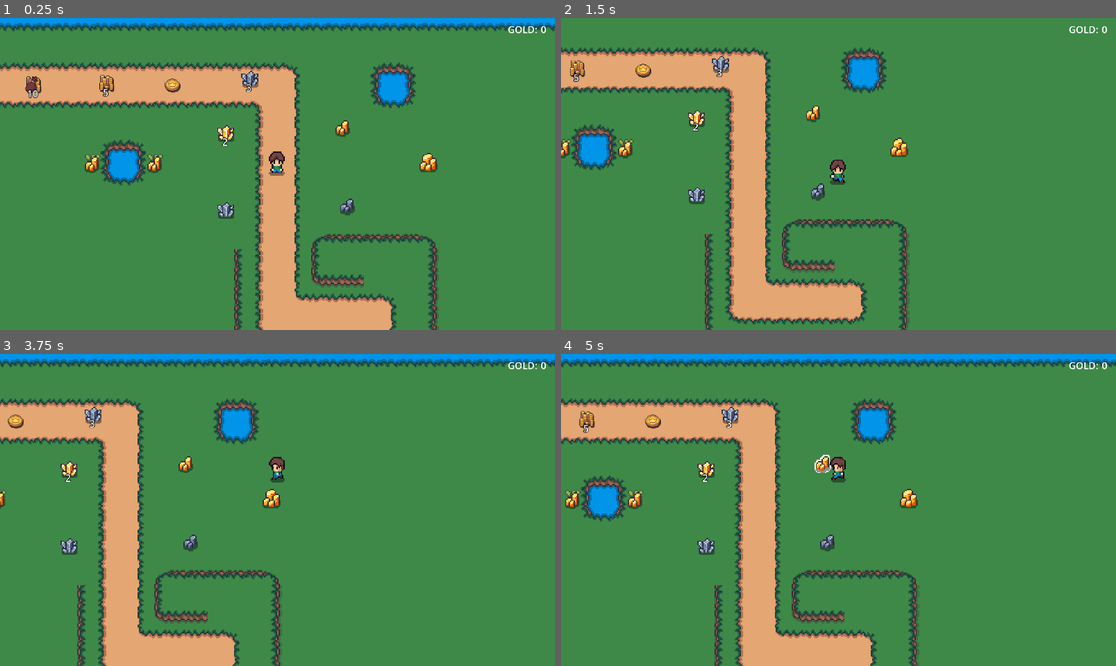
Above: before the commit, frames 1-4 (two rows, left to right).
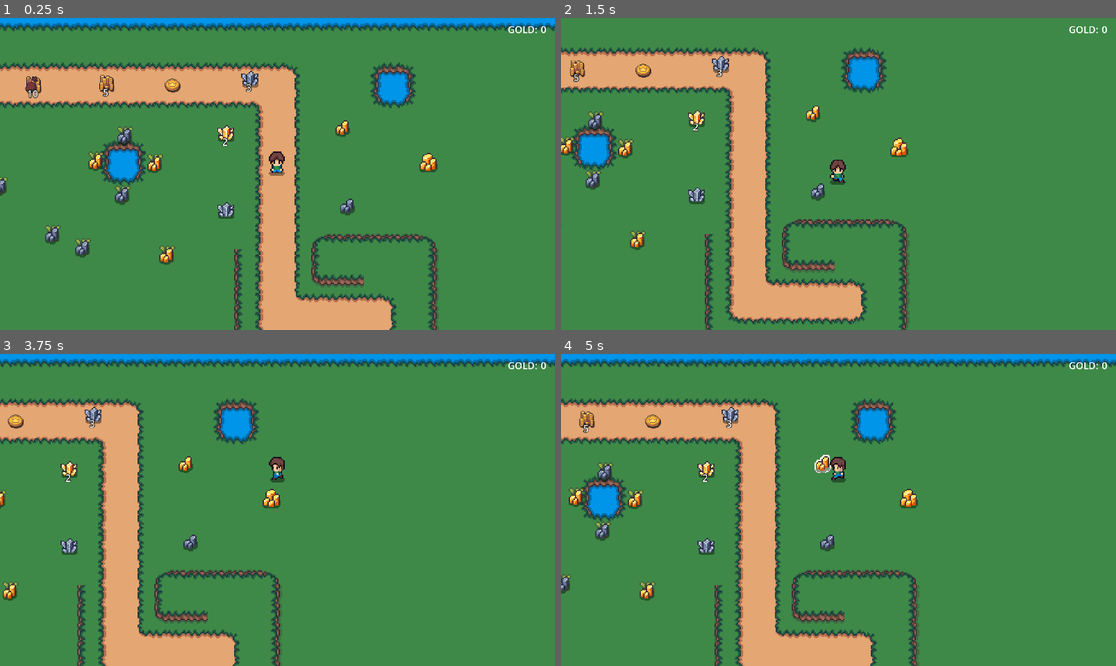
Above: after the commit, the same moments.

Repository: esasiela/hc-adventure-game
Game: Godot game, scene res://scenes/main.tscn
Two runs of this game, one before a commit and one after it. Both use one fixed random seed, a clock stepped at 60 frames per second and the inputs below.
Inputs:
- Up to frame 1 (0.25 s): no input
- Up to frame 2 (1.5 s): tap Enter at 0.5 s; hold Right (right) 0.53-1.28 s; hold E (interact) 0.53-1.28 s; hold Down (down) from 1.28 s (still down); tap E (interact) at 1.35 s
- Up to frame 3 (3.75 s): release Down (down) at 2.03 s; hold Right (right) 2.03-2.78 s; hold E (interact) 2.03-2.78 s; hold Up (up) 2.78-3.53 s; tap E (interact) at 2.85 s; hold Left (left) from 3.53 s (still down); hold E (interact) from 3.53 s (still down)
- Up to frame 4 (5 s): keep holding Left (left); release E (interact) at 4.28 s; tap E (interact) at 4.35 s

The runs differ from the first frame. In frame 1, 0.9% of the frame differs, in the area x 0-32%, y 34-80%; in frame 2, 0.5%; in frame 3, 0.1%; in frame 4, 0.7%.

Commit message:
Add spawn profiles

Diff:
--- /dev/null
+++ b/harvest_nodes/copper_spawn_profile.tres
@@ -0,0 +1,23 @@
+[gd_resource type="Resource" script_class="SpawnProfile" format=3 uid="uid://dlmfc2brf566g"]
+
+[ext_resource type="Script" uid="uid://cxpnqws1iiw5u" path="res://harvest_nodes/spawn_profile.gd" id="1_7svl5"]
+[ext_resource type="Script" uid="uid://cnyegwxqbu7da" path="res://harvest_nodes/spawn_weight.gd" id="2_0hdro"]
+[ext_resource type="Resource" uid="uid://bkyrv8wqinhoy" path="res://harvest_nodes/copper_vein.tres" id="3_1koml"]
+[ext_resource type="Resource" uid="uid://dyvqpfunlev1w" path="res://harvest_nodes/copper_vein_rich.tres" id="4_hoipw"]
+
+[sub_resource type="Resource" id="Resource_bct2m"]
+script = ExtResource("2_0hdro")
+node_type = ExtResource("3_1koml")
+weight = 0.9
+metadata/_custom_type_script = "uid://cnyegwxqbu7da"
+
+[sub_resource type="Resource" id="Resource_lxfca"]
+script = ExtResource("2_0hdro")
+node_type = ExtResource("4_hoipw")
+weight = 0.1
+metadata/_custom_type_script = "uid://cnyegwxqbu7da"
+
+[resource]
+script = ExtResource("1_7svl5")
+weights = Array[ExtResource("2_0hdro")]([SubResource("Resource_bct2m"), SubResource("Resource_lxfca")])
+metadata/_custom_type_script = "uid://cxpnqws1iiw5u"
--- a/harvest_nodes/copper_vein.tres
+++ b/harvest_nodes/copper_vein.tres
@@ -1,13 +1,27 @@
 [gd_resource type="Resource" script_class="HarvestNodeType" format=3 uid="uid://bkyrv8wqinhoy"]
 
 [ext_resource type="Resource" uid="uid://q3oklm07ui4s" path="res://items/copper.tres" id="1_dmc4k"]
+[ext_resource type="Script" uid="uid://bmgw05otcnwn" path="res://harvest_nodes/drop_entry.gd" id="1_dn2wo"]
 [ext_resource type="Script" uid="uid://cv5jydibxl6bv" path="res://harvest_nodes/harvest_node_type.gd" id="1_ovo5l"]
-[ext_resource type="Texture2D" uid="uid://drsx8afepac1s" path="res://assets/images/items/tile037.png" id="2_4lecb"]
+[ext_resource type="Resource" uid="uid://dhl1c13bcbfym" path="res://items/gold_coin_small.tres" id="3_dn2wo"]
+[ext_resource type="Texture2D" uid="uid://drsx8afepac1s" path="res://assets/images/items/cute_fantasy/tile037.png" id="4_8ynqf"]
+
+[sub_resource type="Resource" id="Resource_dn2wo"]
+script = ExtResource("1_dn2wo")
+item = ExtResource("1_dmc4k")
+max_quantity = 2
+metadata/_custom_type_script = "uid://bmgw05otcnwn"
+
+[sub_resource type="Resource" id="Resource_8ynqf"]
+script = ExtResource("1_dn2wo")
+item = ExtResource("3_dn2wo")
+chance = 0.05
+metadata/_custom_type_script = "uid://bmgw05otcnwn"
 
 [resource]
 script = ExtResource("1_ovo5l")
 id = "copper_vein"
 display_name = "Copper Vein"
-harvest_texture = ExtResource("2_4lecb")
-drop_item = ExtResource("1_dmc4k")
+harvest_texture = ExtResource("4_8ynqf")
+drop_table = Array[ExtResource("1_dn2wo")]([SubResource("Resource_dn2wo"), SubResource("Resource_8ynqf")])
 metadata/_custom_type_script = "uid://cv5jydibxl6bv"
--- a/harvest_nodes/copper_vein_rich.tres
+++ b/harvest_nodes/copper_vein_rich.tres
@@ -1,15 +1,29 @@
 [gd_resource type="Resource" script_class="HarvestNodeType" format=3 uid="uid://dyvqpfunlev1w"]
 
 [ext_resource type="Script" uid="uid://cv5jydibxl6bv" path="res://harvest_nodes/harvest_node_type.gd" id="1_16eni"]
+[ext_resource type="Script" uid="uid://bmgw05otcnwn" path="res://harvest_nodes/drop_entry.gd" id="1_821e4"]
 [ext_resource type="Resource" uid="uid://q3oklm07ui4s" path="res://items/copper.tres" id="1_il3av"]
-[ext_resource type="Texture2D" uid="uid://ct2i6l20an4yc" path="res://assets/images/items/tile035.png" id="2_41jvp"]
+[ext_resource type="Resource" uid="uid://6ywwrebx2che" path="res://items/gold_coin_medium.tres" id="3_xoy13"]
+[ext_resource type="Texture2D" uid="uid://ct2i6l20an4yc" path="res://assets/images/items/cute_fantasy/tile035.png" id="4_xoy13"]
+
+[sub_resource type="Resource" id="Resource_bsxn1"]
+script = ExtResource("1_821e4")
+item = ExtResource("1_il3av")
+min_quantity = 4
+max_quantity = 7
+metadata/_custom_type_script = "uid://bmgw05otcnwn"
+
+[sub_resource type="Resource" id="Resource_dsfle"]
+script = ExtResource("1_821e4")
+item = ExtResource("3_xoy13")
+chance = 0.1
+metadata/_custom_type_script = "uid://bmgw05otcnwn"
 
 [resource]
 script = ExtResource("1_16eni")
 id = "copper_vein_rich"
 display_name = "Rich Copper Vein"
-harvest_texture = ExtResource("2_41jvp")
-drop_item = ExtResource("1_il3av")
-drop_quantity = 5
+harvest_texture = ExtResource("4_xoy13")
+drop_table = Array[ExtResource("1_821e4")]([SubResource("Resource_bsxn1"), SubResource("Resource_dsfle")])
 harvest_duration = 5.0
 metadata/_custom_type_script = "uid://cv5jydibxl6bv"
--- /dev/null
+++ b/harvest_nodes/drop_entry.gd
@@ -0,0 +1,8 @@
+# drop_entry.gd
+class_name DropEntry
+extends Resource
+
+@export var item: Item
+@export var chance: float = 1.0  # 0.0-1.0, probability of dropping
+@export var min_quantity: int = 1
+@export var max_quantity: int = 1
--- a/harvest_nodes/harvest_node_type.gd
+++ b/harvest_nodes/harvest_node_type.gd
@@ -5,7 +5,6 @@
 @export var id: String                      # "copper_vein", "rich_copper_vein"
 @export var display_name: String            # "Copper Vein"
 @export var harvest_texture: Texture2D      # the visual in the world
-@export var drop_item: Item                 # what it drops
-@export var drop_quantity: int = 1
+@export var drop_table: Array[DropEntry] = []
 @export var harvest_duration: float = 3.0   # how long mining takes
 # later: required_tool_tier, respawn_time, particle_effect, etc.
--- /dev/null
+++ b/harvest_nodes/spawn_profile.gd
@@ -0,0 +1,4 @@
+class_name SpawnProfile
+extends Resource
+
+@export var weights: Array[SpawnWeight] = []
--- a/harvest_nodes/spawn_weight.gd
+++ b/harvest_nodes/spawn_weight.gd
@@ -3,3 +3,7 @@
 
 @export var node_type: HarvestNodeType
 @export var weight: float = 1.0
+
+
+func _init() -> void:
+	resource_local_to_scene = true
--- a/harvest_nodes/stone_node.tres
+++ b/harvest_nodes/stone_node.tres
@@ -1,13 +1,26 @@
 [gd_resource type="Resource" script_class="HarvestNodeType" format=3 uid="uid://c6jjx7eaesfn1"]
 
 [ext_resource type="Resource" uid="uid://dy1o715l7uimk" path="res://items/stone.tres" id="1_400jw"]
+[ext_resource type="Script" uid="uid://bmgw05otcnwn" path="res://harvest_nodes/drop_entry.gd" id="1_ktfnu"]
 [ext_resource type="Script" uid="uid://cv5jydibxl6bv" path="res://harvest_nodes/harvest_node_type.gd" id="1_ojqf5"]
-[ext_resource type="Texture2D" uid="uid://c8prlukjxbgu7" path="res://assets/images/items/tile023.png" id="2_0pfbj"]
+[ext_resource type="Resource" uid="uid://dhl1c13bcbfym" path="res://items/gold_coin_small.tres" id="3_82m6r"]
+[ext_resource type="Texture2D" uid="uid://c8prlukjxbgu7" path="res://assets/images/items/cute_fantasy/tile023.png" id="4_82m6r"]
+
+[sub_resource type="Resource" id="Resource_g4ve0"]
+script = ExtResource("1_ktfnu")
+item = ExtResource("1_400jw")
+metadata/_custom_type_script = "uid://bmgw05otcnwn"
+
+[sub_resource type="Resource" id="Resource_qutjg"]
+script = ExtResource("1_ktfnu")
+item = ExtResource("3_82m6r")
+chance = 0.05
+metadata/_custom_type_script = "uid://bmgw05otcnwn"
 
 [resource]
 script = ExtResource("1_ojqf5")
 id = "stone_node"
 display_name = "Stone Node"
-harvest_texture = ExtResource("2_0pfbj")
-drop_item = ExtResource("1_400jw")
+harvest_texture = ExtResource("4_82m6r")
+drop_table = Array[ExtResource("1_ktfnu")]([SubResource("Resource_g4ve0"), SubResource("Resource_qutjg")])
 metadata/_custom_type_script = "uid://cv5jydibxl6bv"
--- /dev/null
+++ b/harvest_nodes/stone_spawn_profile.tres
@@ -0,0 +1,15 @@
+[gd_resource type="Resource" script_class="SpawnProfile" format=3 uid="uid://bj5il7ktxon6n"]
+
+[ext_resource type="Script" uid="uid://cxpnqws1iiw5u" path="res://harvest_nodes/spawn_profile.gd" id="1_4a1nh"]
+[ext_resource type="Script" uid="uid://cnyegwxqbu7da" path="res://harvest_nodes/spawn_weight.gd" id="2_j3wp6"]
+[ext_resource type="Resource" uid="uid://c6jjx7eaesfn1" path="res://harvest_nodes/stone_node.tres" id="3_j3wp6"]
+
+[sub_resource type="Resource" id="Resource_6qd7s"]
+script = ExtResource("2_j3wp6")
+node_type = ExtResource("3_j3wp6")
+metadata/_custom_type_script = "uid://cnyegwxqbu7da"
+
+[resource]
+script = ExtResource("1_4a1nh")
+weights = Array[ExtResource("2_j3wp6")]([SubResource("Resource_6qd7s")])
+metadata/_custom_type_script = "uid://cxpnqws1iiw5u"
--- a/items/copper.tres
+++ b/items/copper.tres
@@ -1,6 +1,6 @@
 [gd_resource type="Resource" script_class="Item" format=3 uid="uid://q3oklm07ui4s"]
 
-[ext_resource type="Texture2D" uid="uid://4sbpytkmc7os" path="res://assets/images/items/tile038.png" id="1_5dfrc"]
+[ext_resource type="Texture2D" uid="uid://4sbpytkmc7os" path="res://assets/images/items/cute_fantasy/tile038.png" id="1_5dfrc"]
 [ext_resource type="Script" uid="uid://cbnde0ytvfd0g" path="res://items/item.gd" id="1_js6ap"]
 
 [resource]
--- a/items/stone.tres
+++ b/items/stone.tres
@@ -1,13 +1,13 @@
 [gd_resource type="Resource" script_class="Item" format=3 uid="uid://dy1o715l7uimk"]
 
 [ext_resource type="Script" uid="uid://cbnde0ytvfd0g" path="res://items/item.gd" id="1_becff"]
-[ext_resource type="Texture2D" uid="uid://ciohen1dgt6ef" path="res://assets/images/items/tile024.png" id="2_mwerj"]
+[ext_resource type="Texture2D" uid="uid://ciohen1dgt6ef" path="res://assets/images/items/cute_fantasy/tile024.png" id="1_mwerj"]
 
 [resource]
 script = ExtResource("1_becff")
 id = "stone"
 display_name = "Stone"
-icon = ExtResource("2_mwerj")
-world_texture = ExtResource("2_mwerj")
+icon = ExtResource("1_mwerj")
+world_texture = ExtResource("1_mwerj")
 description = "Stone can be used to build stuff, and also for skimming across the surface of water bodies."
 metadata/_custom_type_script = "uid://cbnde0ytvfd0g"
--- a/scenes/harvest_node_marker.tscn
+++ b/scenes/harvest_node_marker.tscn
@@ -1,13 +1,15 @@
 [gd_scene format=3 uid="uid://01uqb2odcapj"]
 
 [ext_resource type="Script" uid="uid://7fxit40wb2ip" path="res://scripts/harvest_node_marker.gd" id="1_35tb8"]
-[ext_resource type="Texture2D" uid="uid://dvqm0xkaus5vl" path="res://assets/images/items/tile020.png" id="2_bqjas"]
+[ext_resource type="Texture2D" uid="uid://dvqm0xkaus5vl" path="res://assets/images/items/cute_fantasy/tile020.png" id="2_bqjas"]
+[ext_resource type="Script" uid="uid://cnyegwxqbu7da" path="res://harvest_nodes/spawn_weight.gd" id="2_t54ls"]
 
 [node name="HarvestNodeMarker" type="Node2D" unique_id=1645630429]
 script = ExtResource("1_35tb8")
+spawn_weights = Array[ExtResource("2_t54ls")]([])
 
 [node name="Sprite2D" type="Sprite2D" parent="." unique_id=1126478238]
-modulate = Color(1, 1, 1, 0.5019608)
+modulate = Color(1, 1, 1, 0.5)
 texture = ExtResource("2_bqjas")
 
 [node name="RespawnTimer" type="Timer" parent="." unique_id=455417831]
--- a/scenes/zones/zone.tscn
+++ b/scenes/zones/zone.tscn
@@ -8,11 +8,12 @@
 [ext_resource type="Texture2D" uid="uid://c5calwrltjt8i" path="res://assets/images/tiles/Cliff_Tile.png" id="4_q5xik"]
 [ext_resource type="PackedScene" uid="uid://01uqb2odcapj" path="res://scenes/harvest_node_marker.tscn" id="6_0urh0"]
 [ext_resource type="PackedScene" uid="uid://d0tr80q20kj22" path="res://scenes/harvest_node.tscn" id="6_q5xik"]
-[ext_resource type="Script" uid="uid://cnyegwxqbu7da" path="res://harvest_nodes/spawn_weight.gd" id="7_twevw"]
+[ext_resource type="Resource" uid="uid://dlmfc2brf566g" path="res://harvest_nodes/copper_spawn_profile.tres" id="7_1mmwj"]
 [ext_resource type="Resource" uid="uid://c6jjx7eaesfn1" path="res://harvest_nodes/stone_node.tres" id="7_ye06x"]
 [ext_resource type="Resource" uid="uid://bkyrv8wqinhoy" path="res://harvest_nodes/copper_vein.tres" id="8_0urh0"]
 [ext_resource type="PackedScene" uid="uid://dj5l165kosjrq" path="res://scenes/world_item.tscn" id="8_4bvwj"]
 [ext_resource type="Resource" uid="uid://q3oklm07ui4s" path="res://items/copper.tres" id="8_q7x21"]
+[ext_resource type="Resource" uid="uid://bj5il7ktxon6n" path="res://harvest_nodes/stone_spawn_profile.tres" id="8_vbgk0"]
 [ext_resource type="Resource" uid="uid://dy1o715l7uimk" path="res://items/stone.tres" id="9_q7x21"]
 [ext_resource type="Resource" uid="uid://dyvqpfunlev1w" path="res://harvest_nodes/copper_vein_rich.tres" id="9_twevw"]
 [ext_resource type="Resource" uid="uid://dhl1c13bcbfym" path="res://items/gold_coin_small.tres" id="15_eljkp"]
@@ -115,18 +116,6 @@
 sources/2 = SubResource("TileSetAtlasSource_n1mk8")
 sources/3 = SubResource("TileSetAtlasSource_wh31b")
 
-[sub_resource type="Resource" id="Resource_eljkp"]
-script = ExtResource("7_twevw")
-node_type = ExtResource("8_0urh0")
-weight = 90.0
-metadata/_custom_type_script = "uid://cnyegwxqbu7da"
-
-[sub_resource type="Resource" id="Resource_hiey3"]
-script = ExtResource("7_twevw")
-node_type = ExtResource("9_twevw")
-weight = 10.0
-metadata/_custom_type_script = "uid://cnyegwxqbu7da"
-
 [node name="Zone" type="Node2D" unique_id=450182265 groups=["zone"]]
 script = ExtResource("1_n1mk8")
 
@@ -140,13 +129,37 @@
 
 [node name="HarvestNodeMarkers" type="Node2D" parent="." unique_id=347710378]
 
-[node name="HarvestNodeMarker1" parent="HarvestNodeMarkers" unique_id=1645630429 instance=ExtResource("6_0urh0")]
+[node name="Copper1" parent="HarvestNodeMarkers" unique_id=1645630429 instance=ExtResource("6_0urh0")]
 position = Vector2(258, 121)
-spawn_weights = Array[ExtResource("7_twevw")]([SubResource("Resource_eljkp"), SubResource("Resource_hiey3")])
-
-[node name="HarvestNodeMarker2" parent="HarvestNodeMarkers" unique_id=1771494585 instance=ExtResource("6_0urh0")]
-position = Vector2(206, 121)
-spawn_weights = Array[ExtResource("7_twevw")]([SubResource("Resource_eljkp"), SubResource("Resource_hiey3")])
+spawn_profile = ExtResource("7_1mmwj")
+
+[node name="Copper2" parent="HarvestNodeMarkers" unique_id=1771494585 instance=ExtResource("6_0urh0")]
+position = Vector2(209, 119)
+spawn_profile = ExtResource("7_1mmwj")
+
+[node name="Copper3" parent="HarvestNodeMarkers" unique_id=126805563 instance=ExtResource("6_0urh0")]
+position = Vector2(268, 197)
+spawn_profile = ExtResource("7_1mmwj")
+
+[node name="Stone1" parent="HarvestNodeMarkers" unique_id=1240055130 instance=ExtResource("6_0urh0")]
+position = Vector2(233, 98)
+spawn_profile = ExtResource("8_vbgk0")
+
+[node name="Stone2" parent="HarvestNodeMarkers" unique_id=1074832355 instance=ExtResource("6_0urh0")]
+position = Vector2(231, 147)
+spawn_profile = ExtResource("8_vbgk0")
+
+[node name="Stone3" parent="HarvestNodeMarkers" unique_id=1306678520 instance=ExtResource("6_0urh0")]
+position = Vector2(173, 180)
+spawn_profile = ExtResource("8_vbgk0")
+
+[node name="Stone4" parent="HarvestNodeMarkers" unique_id=240886826 instance=ExtResource("6_0urh0")]
+position = Vector2(198, 191)
+spawn_profile = ExtResource("8_vbgk0")
+
+[node name="Stone5" parent="HarvestNodeMarkers" unique_id=1167927558 instance=ExtResource("6_0urh0")]
+position = Vector2(129, 140)
+spawn_profile = ExtResource("8_vbgk0")
 
 [node name="HarvestNodes" type="Node2D" parent="." unique_id=1725551045]
 
--- a/scripts/harvest_node.gd
+++ b/scripts/harvest_node.gd
@@ -27,14 +27,23 @@
 
 func harvest() -> void:
 	var drop_pos := global_position
-	var drop_item := node_type.drop_item
-	var drop_qty := node_type.drop_quantity
 
-	var world_item := get_zone().spawn_world_item(drop_item, drop_pos, drop_qty)
-	world_item.drop_from(drop_pos)
+	for drop in roll_drops():
+		var world_item := get_zone().spawn_world_item(drop.item, drop_pos, drop.quantity)
+		world_item.drop_from(global_position)
 
 	harvested.emit()
 	queue_free()
+
+
+func roll_drops() -> Array:
+	var drops := []
+	for entry in node_type.drop_table:
+		if randf() <= entry.chance:
+			var qty := randi_range(entry.min_quantity, entry.max_quantity)
+			if qty > 0:
+				drops.append({"item": entry.item, "quantity": qty})
+	return drops
 
 
 func _on_body_entered(body: Node2D) -> void:
--- a/scripts/harvest_node_marker.gd
+++ b/scripts/harvest_node_marker.gd
@@ -3,7 +3,10 @@
 extends Node2D
 
 
-@export var spawn_weights: Array[SpawnWeight] = []
+@export var spawn_profile: SpawnProfile = null:
+	set(value):
+		spawn_profile = value
+		_update_editor_visual()
 
 @onready var sprite_2d: Sprite2D = $Sprite2D
 @onready var respawn_timer: Timer = $RespawnTimer
@@ -11,12 +14,28 @@
 
 func _ready() -> void:
 	if Engine.is_editor_hint():
+		_update_editor_visual()
 		return
 
 	# uncomment next line to make the wheat sprite disappear
 	#sprite_2d.visible = false
 	respawn_timer.timeout.connect(_on_respawn_timer_timeout)
 	call_deferred("spawn_node")
+
+
+func _update_editor_visual() -> void:
+	if not is_node_ready():
+		return
+	if not Engine.is_editor_hint():
+		return
+
+	if spawn_profile == null or spawn_profile.weights == null or spawn_profile.weights.is_empty() or spawn_profile.weights[0] == null or spawn_profile.weights[0].node_type == null:
+		# fall back to default wheat icon - leave whatever's already set
+		sprite_2d.modulate = Color(1, 1, 1, 0.5)
+		return
+
+	sprite_2d.texture = spawn_profile.weights[0].node_type.harvest_texture
+	sprite_2d.modulate = Color(1, 1, 1, 0.5)
 
 
 func spawn_node() -> void:
@@ -39,21 +58,21 @@
 
 
 func pick_node_type() -> HarvestNodeType:
-	if spawn_weights.is_empty():
+	if spawn_profile == null or spawn_profile.weights == null or spawn_profile.weights.is_empty():
 		return null
 
 	var total: float = 0.0
-	for sw in spawn_weights:
+	for sw in spawn_profile.weights:
 		total += sw.weight
 
 	var roll := randf() * total
 	var cumulative: float = 0.0
-	for sw in spawn_weights:
+	for sw in spawn_profile.weights:
 		cumulative += sw.weight
 		if roll <= cumulative:
 			return sw.node_type
 
-	return spawn_weights[-1].node_type  # fallback for floating point edge case
+	return spawn_profile.weights[-1].node_type  # fallback for floating point edge case
 
 
 func get_zone() -> Zone:
--- a/scripts/world_item.gd
+++ b/scripts/world_item.gd
@@ -36,4 +36,5 @@
 	var target := origin + offset
 	var tween := create_tween()
 	tween.tween_property(self, "global_position", target, 0.3)
+	tween.tween_interval(1.2) # grace period after movement stops
 	tween.tween_callback(func(): $CollisionShape2D.disabled = false)
Binary file removed: assets/images/items/cute_fantasy/tile026.png
Not shown, removed: assets/images/items/cute_fantasy/tile026.png.import
Binary file removed: assets/images/items/cute_fantasy/tile031.png
Not shown, removed: assets/images/items/cute_fantasy/tile031.png.import
Binary file removed: assets/images/items/cute_fantasy/tile033.png
Not shown, removed: assets/images/items/cute_fantasy/tile033.png.import
Binary file removed: assets/images/items/cute_fantasy/tile034.png
Not shown, removed: assets/images/items/cute_fantasy/tile034.png.import
Binary file removed: assets/images/items/cute_fantasy/tile040.png
Not shown, removed: assets/images/items/cute_fantasy/tile040.png.import
Binary file removed: assets/images/items/cute_fantasy/tile041.png
Not shown, removed: assets/images/items/cute_fantasy/tile041.png.import
(and 40 more such lines)
